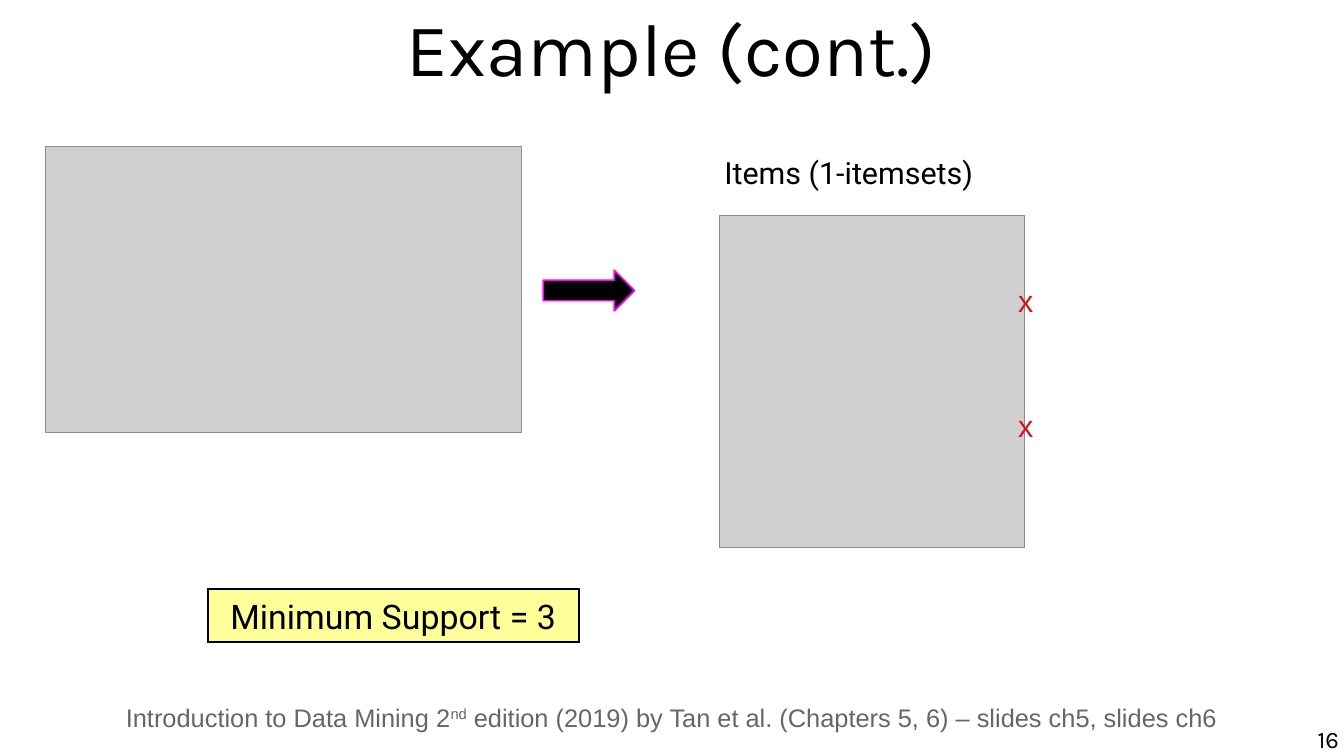
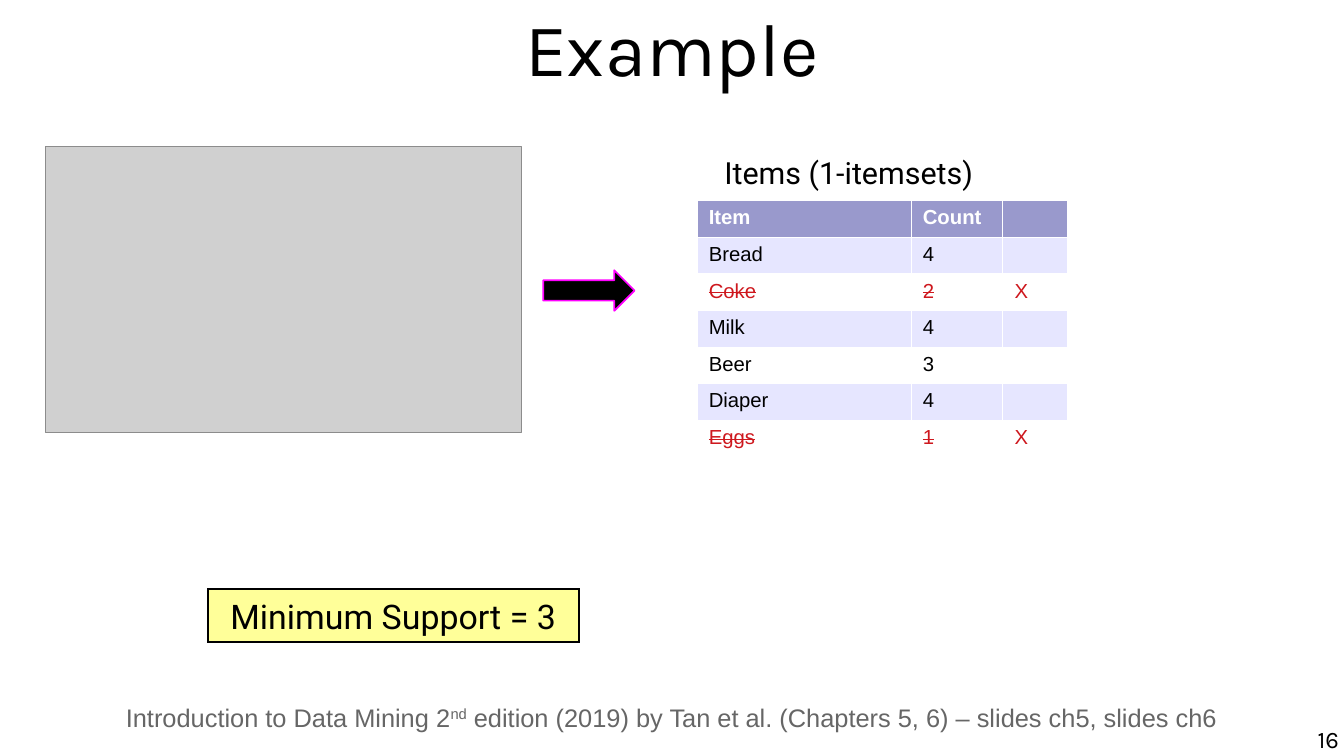
Before and after one commit to marco-calautti/data-mining-course, a slide deck: slide 16 of theory/tt06_association_rule_mining.odp. Drawn at 1344x756 pixels with LibreOffice and Linux fonts; fonts in the diff are those of the drawing; grey boxes stand for pictures. Boxes give left, top, right and bottom in pixels: in the first picture for what was removed or moved away, otherwise in the second. Text is boxed around its words. In the diff, an @@ line names an element or a change of style, - is before the commit and + after.

```diff
--- a/theory/tt06_association_rule_mining.odp
+++ b/theory/tt06_association_rule_mining.odp
@@ title at (525,25,818,94): text changed @@
-Example (cont.)
+Example
@@ table added at (698,200,1068,454), 7 rows, 3 columns @@
+Item | Count | 
+Bread | 4 | 
+Coke | 2 | X
+Milk | 4 | 
+Beer | 3 | 
+Diaper | 4 | 
+Eggs | 1 | X
@@ picture removed at (720,216,1024,548) @@
@@ text removed at (1018,288,1033,318) @@
-x
@@ text removed at (1018,413,1033,443) @@
-x
```
Also in this commit, not shown: 13 other slides changed, 2 slides added.
